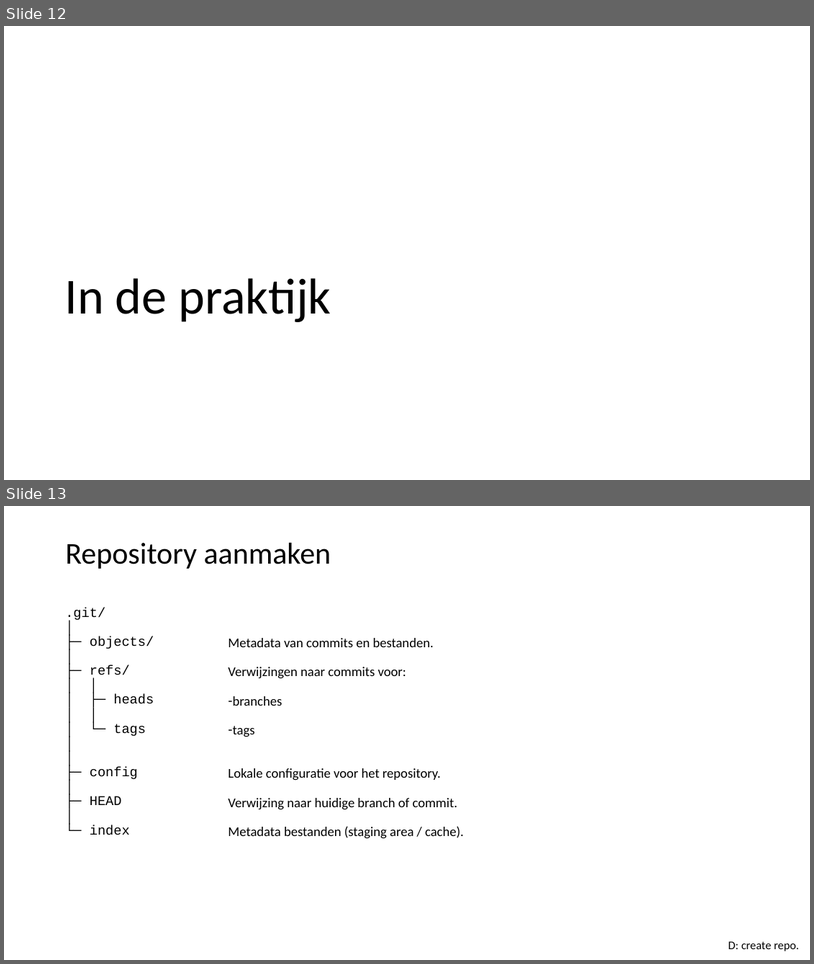
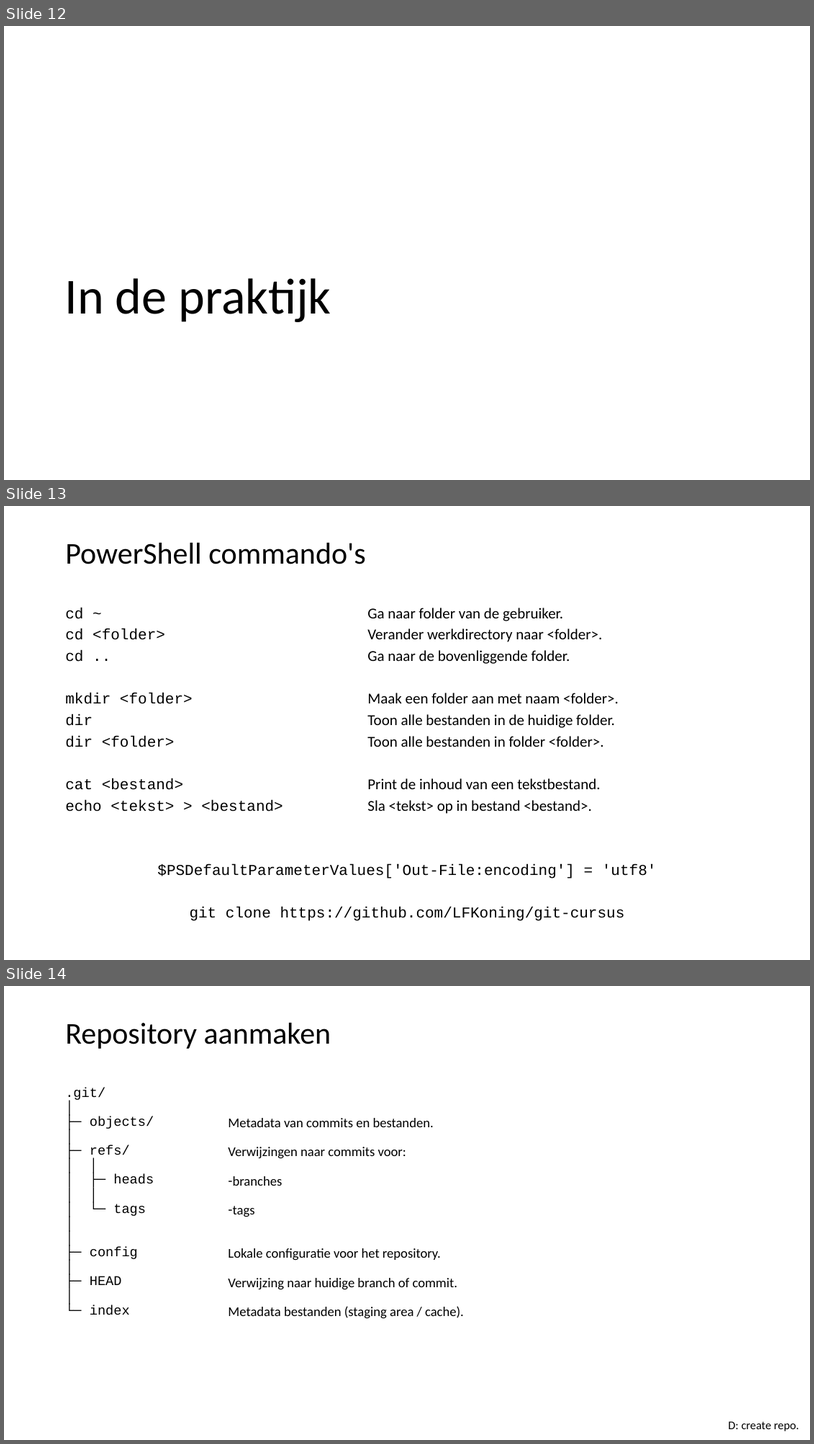
Before and after one commit to LFKoning/knowledge-sharing, a slide deck: git_course/1_basics/git_basic.pptx. Shown one above the other, each under a label of ours: slides 12 and 13 before the commit, slides 12, 13 and 14 after it. The pictures are 814x964 and 814x1444 pixels, drawn with LibreOffice and Linux fonts; fonts in the diff are those of the drawing. Boxes give left, top, right and bottom in pixels: in the first picture for what was removed or moved away, otherwise in the second. Text is boxed around its words. In the diff, an @@ line names an element or a change of style, - is before the commit and + after.

```diff
--- a/git_course/1_basics/git_basic.pptx
+++ b/git_course/1_basics/git_basic.pptx
@@ slide 13 added at (4,506,810,960), background #FFFFFF @@
@@ title added at (65,543,366,564), 36 pt, text #000000 @@
+PowerShell commando's
@@ text added at (65,608,657,921), 18 pt, text #000000 @@
+cd ~ Ga naar folder van de gebruiker.
+cd <folder> Verander werkdirectory naar <folder>.
+cd .. Ga naar de bovenliggende folder.
+mkdir <folder> Maak een folder aan met naam <folder>.
+dir Toon alle bestanden in de huidige folder.
+dir <folder> Toon alle bestanden in folder <folder>.
+cat <bestand> Print de inhoud van een tekstbestand.
+echo <tekst> > <bestand> Sla <tekst> op in bestand <bestand>.
+$PSDefaultParameterValues['Out-File:encoding'] = 'utf8'
+git clone https://github.com/LFKoning/git-cursus
@@ what was slide 13 is now slide 14 @@
```
Also in this commit, not shown: 2 slides changed, 1 other file.
